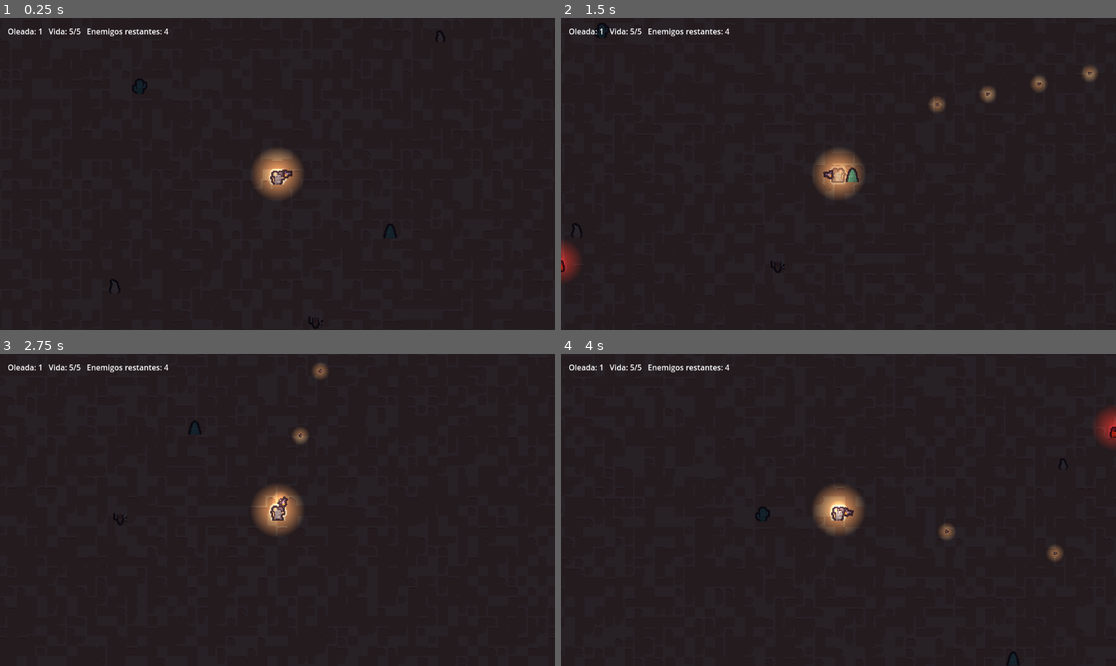
Above: before the commit, frames 1-4 (two rows, left to right).
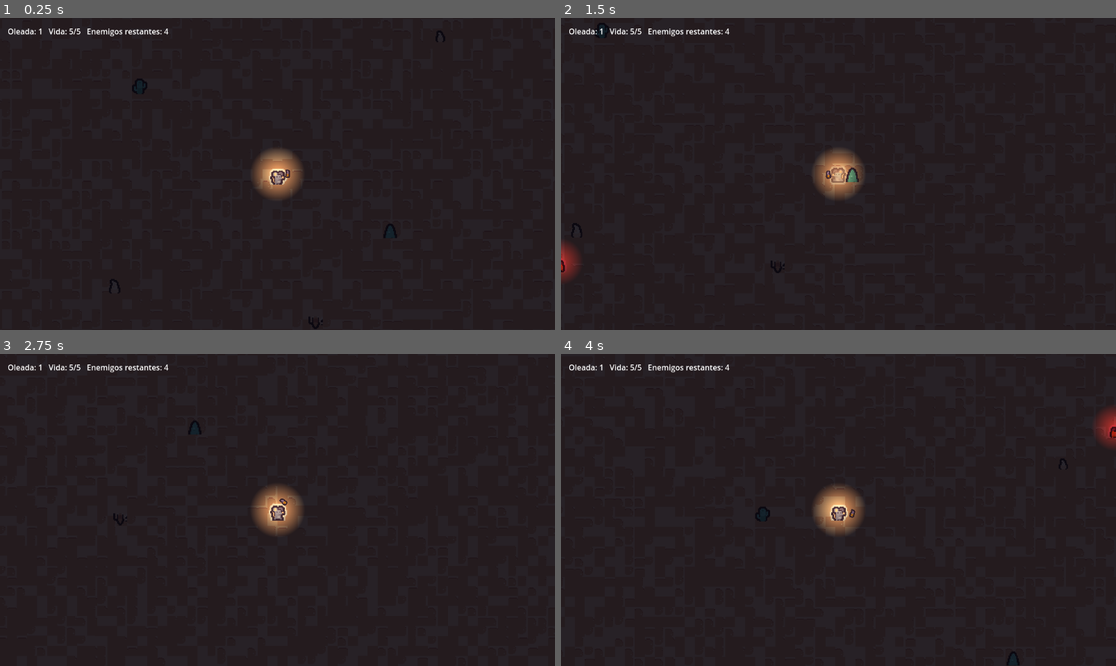
Above: after the commit, the same moments.

Repository: ksanch3x/Justiciero
Game: Godot game, scene res://scenes/Main.tscn
The game is run twice, just before and just after one commit, with the same random seed, the same clock (stepped at 60 frames per second) and the same inputs.
Inputs (mouse positions are in pixels of both pictures, inside the frame that each line leads up to):
- Up to frame 1 (0.25 s): no input
- Up to frame 2 (1.5 s): tap Enter at 0.5 s; move the mouse to (960, 158) at 0.52 s; press the mouse at (960, 158) at 0.53 s; hold D (move_right) 0.53-1.28 s; move the mouse to (727, 189) at 1.27 s; release the mouse at (727, 189) at 1.28 s; hold S (move_down) from 1.28 s (still down); tap Space (dash) at 1.35 s
- Up to frame 3 (2.75 s): click (166, 525) at 1.55 s; move the mouse to (333, 441) at 2.02 s; release S (move_down) at 2.03 s; press the mouse at (333, 441) at 2.03 s; hold D (move_right) from 2.03 s (still down)
- Up to frame 4 (4 s): move the mouse to (810, 572) at 2.77 s; release D (move_right) at 2.78 s; release the mouse at (810, 572) at 2.78 s; hold W (move_up) 2.78-3.53 s; tap R at 2.85 s; click (810, 572) at 3.05 s; move the mouse to (1005, 556) at 3.52 s; press the mouse at (1005, 556) at 3.53 s; hold A (move_left) from 3.53 s (still down)

The runs differ from the first frame. In frame 1, less than 0.1% of the frame differs, in the area x 50-53%, y 48-52%; in frame 2, 0.5%, in the area x 47-97%, y 15-52%; in frame 3, 0.3%; in frame 4, 0.3%.

Commit message:
Add melee starter weapon plus unlockable SMG/Shotgun with ammo/reload
Player starts with a melee knife (short-range radius attack, own cooldown,
unlimited use). Two new offensive-branch upgrade nodes let the player equip
an SMG (off_t1_smg, tier 1, no requires) and later a Shotgun (off_t2_shotgun,
tier 2, requires off_t1_smg). Both ranged weapons have a limited magazine
that auto-reloads on empty; the shotgun fires a wide spread of extra
pellets at low fire rate. HUD now shows current ammo/reload state when a
ranged weapon is equipped.

Co-Authored-By: Claude Sonnet 5 <noreply@anthropic.com>
Claude-Session: https://claude.ai/code/session_01EhaxbfA8vXpkFkgr8xYvdB

Diff:
--- a/prototypes/combat-topdown/scripts/Main.gd
+++ b/prototypes/combat-topdown/scripts/Main.gd
@@ -150,4 +150,12 @@
 		hp = _player.health
 		max_hp = _player.max_health
 	var alive_or_pending := enemies_alive + enemies_to_spawn
-	_hud.text = "Oleada: %d   Vida: %d/%d   Enemigos restantes: %d" % [wave_number, hp, max_hp, alive_or_pending]
+
+	var ammo_text := ""
+	if is_instance_valid(_player) and _player.has_ranged_weapon():
+		if _player.is_reloading:
+			ammo_text = "   Munición: recargando..."
+		else:
+			ammo_text = "   Munición: %d/%d" % [_player.current_ammo, _player.current_mag_size]
+
+	_hud.text = "Oleada: %d   Vida: %d/%d   Enemigos restantes: %d%s" % [wave_number, hp, max_hp, alive_or_pending, ammo_text]
--- a/prototypes/combat-topdown/scripts/Player.gd
+++ b/prototypes/combat-topdown/scripts/Player.gd
@@ -19,6 +19,40 @@
 @export var dash_push_impulse: float = 50.0
 @export var dash_damage: int = 1
 
+## --- Sistema de armas: melee inicial + SMG/Escopeta desbloqueables ---
+enum Weapon { MELEE, SMG, SHOTGUN }
+var current_weapon: int = Weapon.MELEE
+
+@export var melee_damage: int = 2
+@export var melee_range: float = 36.0
+@export var melee_attack_rate: float = 0.35
+
+## La SMG reusa `fire_rate`/`bullet_damage`/`bullet_count` (las mismas
+## variables que hoy modifican off_t1_rate/off_t1_dmg/off_t2_burst/etc), así
+## que cualquier mejora tomada mientras el jugador todavía usa el cuchillo
+## queda guardada y ya viene aplicada en cuanto se consigue la SMG.
+@export var smg_mag_size: int = 20
+@export var smg_reload_time: float = 1.2
+
+## La escopeta tiene su propia cadencia (no la toca off_t1_rate) y sus
+## propios bonus de proyectiles/daño por disparo, sumados sobre
+## bullet_count/bullet_damage vigentes en el momento de disparar.
+@export var shotgun_fire_rate: float = 0.9
+@export var shotgun_mag_size: int = 6
+@export var shotgun_reload_time: float = 1.8
+@export var shotgun_bullet_count_bonus: int = 5
+@export var shotgun_damage_bonus: int = 1
+@export var shotgun_spread_deg: float = 28.0
+
+@export var melee_texture: Texture2D = preload("res://assets/desert-shooter-pack/Weapons/Tiles/tile_0008.png")
+@export var ranged_texture: Texture2D = preload("res://assets/desert-shooter-pack/Weapons/Tiles/tile_0000.png")
+
+var current_ammo: int = 0
+var current_mag_size: int = 0
+var is_reloading: bool = false
+var reload_time_left: float = 0.0
+var _gun_base_pos: Vector2 = Vector2.ZERO
+
 var bullet_damage: int = 1
 var bullet_count: int = 1
 
@@ -72,6 +106,8 @@
 func _ready() -> void:
 	health = max_health
 	add_to_group("player")
+	_gun_base_pos = _gun_sprite.position
+	_apply_weapon_visual()
 
 func _physics_process(delta: float) -> void:
 	var input_vec := Vector2(
@@ -122,6 +158,12 @@
 	_weapon_pivot.rotation = aim_dir.angle()
 	_gun_sprite.flip_v = aim_dir.x < 0.0
 
+	if is_reloading:
+		reload_time_left -= delta
+		if reload_time_left <= 0.0:
+			is_reloading = false
+			current_ammo = current_mag_size
+
 	fire_cooldown -= delta
 	var shoot_allowed := not is_dashing or can_shoot_while_dashing
 	if shoot_allowed and Input.is_action_pressed("shoot") and fire_cooldown <= 0.0:
@@ -140,9 +182,53 @@
 	return speed
 
 func _get_effective_fire_rate() -> float:
+	var base_rate: float = fire_rate
+	match current_weapon:
+		Weapon.MELEE:
+			base_rate = melee_attack_rate
+		Weapon.SHOTGUN:
+			base_rate = shotgun_fire_rate
+		_:
+			base_rate = fire_rate
 	if _is_adrenaline_active():
-		return fire_rate * 0.8
-	return fire_rate
+		return base_rate * 0.8
+	return base_rate
+
+## off_t1_smg: cambia el arma equipada de melee a SMG.
+func equip_smg() -> void:
+	current_weapon = Weapon.SMG
+	current_mag_size = smg_mag_size
+	current_ammo = smg_mag_size
+	is_reloading = false
+	reload_time_left = 0.0
+	_apply_weapon_visual()
+
+## off_t2_shotgun: cambia el arma equipada a la escopeta.
+func equip_shotgun() -> void:
+	current_weapon = Weapon.SHOTGUN
+	current_mag_size = shotgun_mag_size
+	current_ammo = shotgun_mag_size
+	is_reloading = false
+	reload_time_left = 0.0
+	_apply_weapon_visual()
+
+func has_ranged_weapon() -> bool:
+	return current_weapon != Weapon.MELEE
+
+## Actualiza el sprite de WeaponPivot/Gun según el arma equipada: el cuchillo
+## se muestra completo (sin recorte) y el arma a distancia reusa el recorte
+## de pistola ya existente en la escena.
+func _apply_weapon_visual() -> void:
+	match current_weapon:
+		Weapon.MELEE:
+			_gun_sprite.texture = melee_texture
+			_gun_sprite.region_enabled = false
+			_gun_sprite.scale = Vector2(1.0, 1.0)
+		_:
+			_gun_sprite.texture = ranged_texture
+			_gun_sprite.region_enabled = true
+			_gun_sprite.region_rect = Rect2(8, 8, 9, 8)
+			_gun_sprite.scale = Vector2(1.8, 1.8)
 
 func _start_dash() -> void:
 	var dir := _last_move_dir
@@ -199,20 +285,71 @@
 			enemy.global_position += push_dir * dash_push_impulse
 
 func _shoot() -> void:
+	match current_weapon:
+		Weapon.MELEE:
+			_melee_attack()
+		_:
+			_shoot_ranged()
+
+## Golpe cuerpo a cuerpo: daño instantáneo a todo enemigo dentro de
+## `melee_range` (sin chequeo de ángulo, simplificación deliberada). Sin
+## munición, cooldown propio vía melee_attack_rate/_get_effective_fire_rate.
+func _melee_attack() -> void:
+	for enemy in get_tree().get_nodes_in_group("enemy"):
+		if not is_instance_valid(enemy):
+			continue
+		var dist: float = (enemy.global_position - global_position).length()
+		if dist <= melee_range and enemy.has_method("take_damage"):
+			enemy.take_damage(melee_damage)
+	_play_melee_lunge()
+
+## Feedback visual simple: el sprite del arma se adelanta y vuelve.
+func _play_melee_lunge() -> void:
+	var tween := create_tween()
+	tween.tween_property(_gun_sprite, "position", _gun_base_pos + Vector2(10, 0), 0.05)
+	tween.tween_property(_gun_sprite, "position", _gun_base_pos, 0.1)
+
+## Disparo a distancia (SMG o Escopeta). Reusa la lógica de spread ya
+## existente en bullet_count/bullet_spread_deg; la escopeta suma sus propios
+## bonus de proyectiles/daño y usa su propio ángulo de dispersión.
+func _shoot_ranged() -> void:
+	if is_reloading:
+		return
+	if current_ammo <= 0:
+		_start_reload()
+		return
+
 	var base_dir := (get_global_mouse_position() - global_position).normalized()
-
-	for i in range(bullet_count):
+	var shot_count := bullet_count
+	var shot_damage := bullet_damage
+	var spread_deg := bullet_spread_deg
+	if current_weapon == Weapon.SHOTGUN:
+		shot_count += shotgun_bullet_count_bonus
+		shot_damage += shotgun_damage_bonus
+		spread_deg = shotgun_spread_deg
+
+	for i in range(shot_count):
 		var offset := 0.0
-		if bullet_count > 1:
-			offset = deg_to_rad(bullet_spread_deg) * (i - float(bullet_count - 1) / 2.0)
+		if shot_count > 1:
+			offset = deg_to_rad(spread_deg) * (i - float(shot_count - 1) / 2.0)
 		var dir := base_dir.rotated(offset)
 
 		var bullet := bullet_scene.instantiate()
 		bullet.direction = dir
 		bullet.shooter = self
-		bullet.damage = bullet_damage
+		bullet.damage = shot_damage
 		get_tree().current_scene.add_child(bullet)
 		bullet.global_position = global_position
+
+	current_ammo -= 1
+	if current_ammo <= 0:
+		_start_reload()
+
+func _start_reload() -> void:
+	if is_reloading:
+		return
+	is_reloading = true
+	reload_time_left = smg_reload_time if current_weapon == Weapon.SMG else shotgun_reload_time
 
 func heal_to_full() -> void:
 	health = max_health
--- a/prototypes/combat-topdown/scripts/UpgradeTree.gd
+++ b/prototypes/combat-topdown/scripts/UpgradeTree.gd
@@ -36,6 +36,18 @@
 static func _apply_off_t3_swarm(p: CharacterBody2D) -> void:
 	p.bullet_count += 2
 	p.bullet_spread_deg *= 1.5
+
+## off_t1_smg: puerta de entrada al disparo a distancia. Sin requisitos
+## (debe poder aparecer temprano). Mientras el jugador siga con el cuchillo,
+## off_t1_rate/off_t1_dmg (y el resto de la rama off) ya quedan guardados en
+## fire_rate/bullet_damage y se notan apenas se consigue la SMG.
+static func _apply_off_t1_smg(p: CharacterBody2D) -> void:
+	p.equip_smg()
+
+## off_t2_shotgun: requiere haber tomado off_t1_smg (tenés que tener ya un
+## arma a distancia para tener sentido "mejorarla" a escopeta).
+static func _apply_off_t2_shotgun(p: CharacterBody2D) -> void:
+	p.equip_shotgun()
 
 # ---------------------------------------------------------------------------
 # Rama MOVILIDAD
@@ -126,6 +138,12 @@
 		{"id": "off_t3_swarm", "name": "Enjambre", "desc": "+2 proyectiles, +50% dispersión de disparo",
 			"apply": Callable(UpgradeTree, "_apply_off_t3_swarm"),
 			"branch": "off", "tier": 3, "requires": ["off_t2_burst"], "excludes": ["off_t3_glasscannon"]},
+		{"id": "off_t1_smg", "name": "Conseguir SMG", "desc": "cambia el cuchillo por una SMG: cadencia alta, cargador de munición",
+			"apply": Callable(UpgradeTree, "_apply_off_t1_smg"),
+			"branch": "off", "tier": 1, "requires": [], "excludes": []},
+		{"id": "off_t2_shotgun", "name": "Conseguir Escopeta", "desc": "cambia el arma a distancia por una escopeta: cargador chico, abanico de proyectiles",
+			"apply": Callable(UpgradeTree, "_apply_off_t2_shotgun"),
+			"branch": "off", "tier": 2, "requires": ["off_t1_smg"], "excludes": []},
 
 		{"id": "mov_t1_cd", "name": "Reflejos", "desc": "cooldown de dash x0.75",
 			"apply": Callable(UpgradeTree, "_apply_mov_t1_cd"),
